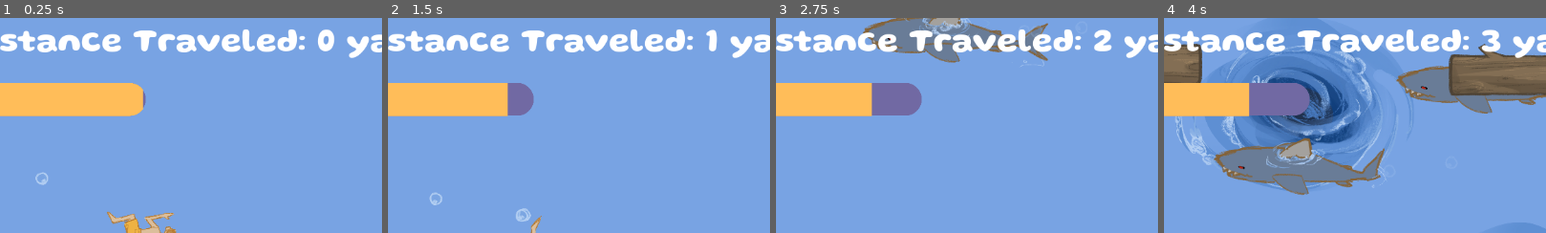
Above: before the commit, frames 1-4 (left to right).
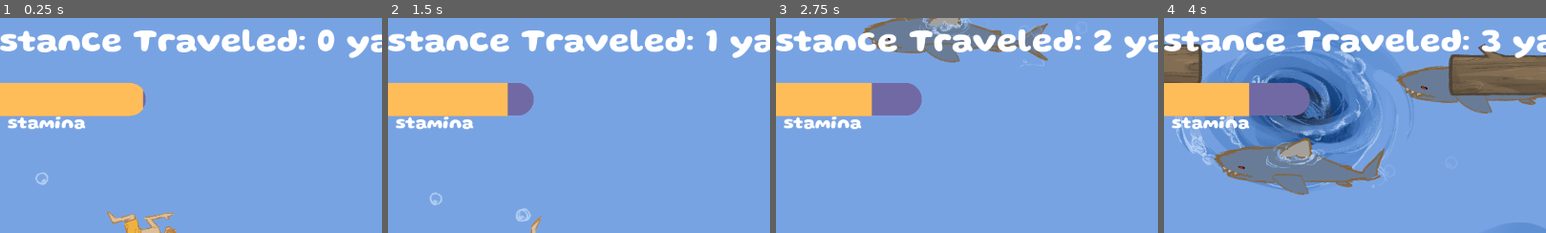
Above: after the commit, the same moments.

Repository: sophieTheProgrammer/microjam-island-61
Game: Godot game, scene res://scenes/game.tscn
The game is run twice, just before and just after one commit, with the same random seed, the same clock (stepped at 60 frames per second) and the same inputs. Sound files missing from this copy of the repository are replaced by a short silence.
Inputs (mouse positions are % of the whole screen's width and height, from its top left):
- Up to frame 1 (0.25 s): no input
- Up to frame 2 (1.5 s): tap Enter (ui_accept) at 0.5, 0.77 s; move the mouse to (72, 45) at 0.52 s; click (72, 45) at 0.6 s; move the mouse to (30, 55) at 1.27 s; hold Down (down) from 1.28 s (still down); click (30, 55) at 1.35 s
- Up to frame 3 (2.75 s): tap Enter (ui_accept) at 1.52 s; move the mouse to (60, 28) at 2.02 s; release Down (down) at 2.03 s; click (60, 28) at 2.1 s
- Up to frame 4 (4 s): move the mouse to (45, 70) at 2.77 s; click (45, 70) at 2.85 s; tap Enter (ui_accept) at 3.02, 3.77 s; move the mouse to (80, 65) at 3.52 s; hold Down (down) from 3.53 s (still down); click (80, 65) at 3.6 s
The pictures show only the part of the screen within x 6-56%, y 0-50%; the shares and areas given below are measured in that part.

The runs differ from the first frame. In frame 1, 0.7% of the frame differs, in the area x 2-23%, y 45-52%; in frame 2, 0.7%; in frame 3, 0.7%; in frame 4, 0.7%.

Commit message:
stamina bar

Diff:
--- a/scenes/ui.tscn
+++ b/scenes/ui.tscn
@@ -11,9 +11,18 @@
 script = ExtResource("1_nt7q6")
 
 [node name="Fade" parent="." unique_id=383164694 instance=ExtResource("2_yev5y")]
-visible = false
 
 [node name="end screen" parent="." unique_id=101591616 instance=ExtResource("2_x4jx1")]
+
+[node name="stamina" type="RichTextLabel" parent="." unique_id=1718341714]
+offset_left = 85.0
+offset_top = 148.0
+offset_right = 723.0
+offset_bottom = 213.0
+scale = Vector2(0.54, 0.54)
+size_flags_horizontal = 0
+size_flags_vertical = 8
+text = "stamina"
 
 [node name="Distance" type="RichTextLabel" parent="." unique_id=679238702]
 offset_left = 18.0
--- a/scripts/player.gd
+++ b/scripts/player.gd
@@ -20,6 +20,7 @@
 	if Global.attached:
 		self.position.x = log_ref.position.x
 		self.position.y = log_ref.position.y
+		#log_ref.velocity = self.velocity
 	if Input.is_action_just_pressed("escapethelog"):
 		detach_from_log()
 	direction = Input.get_axis("up", "down")
